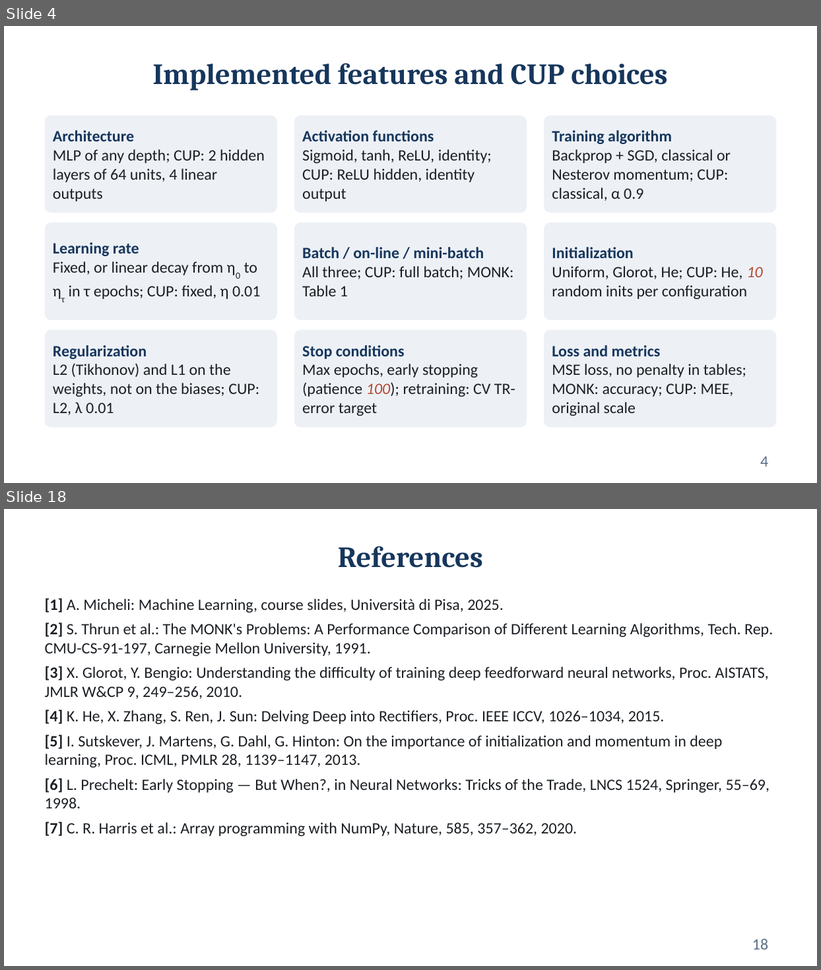
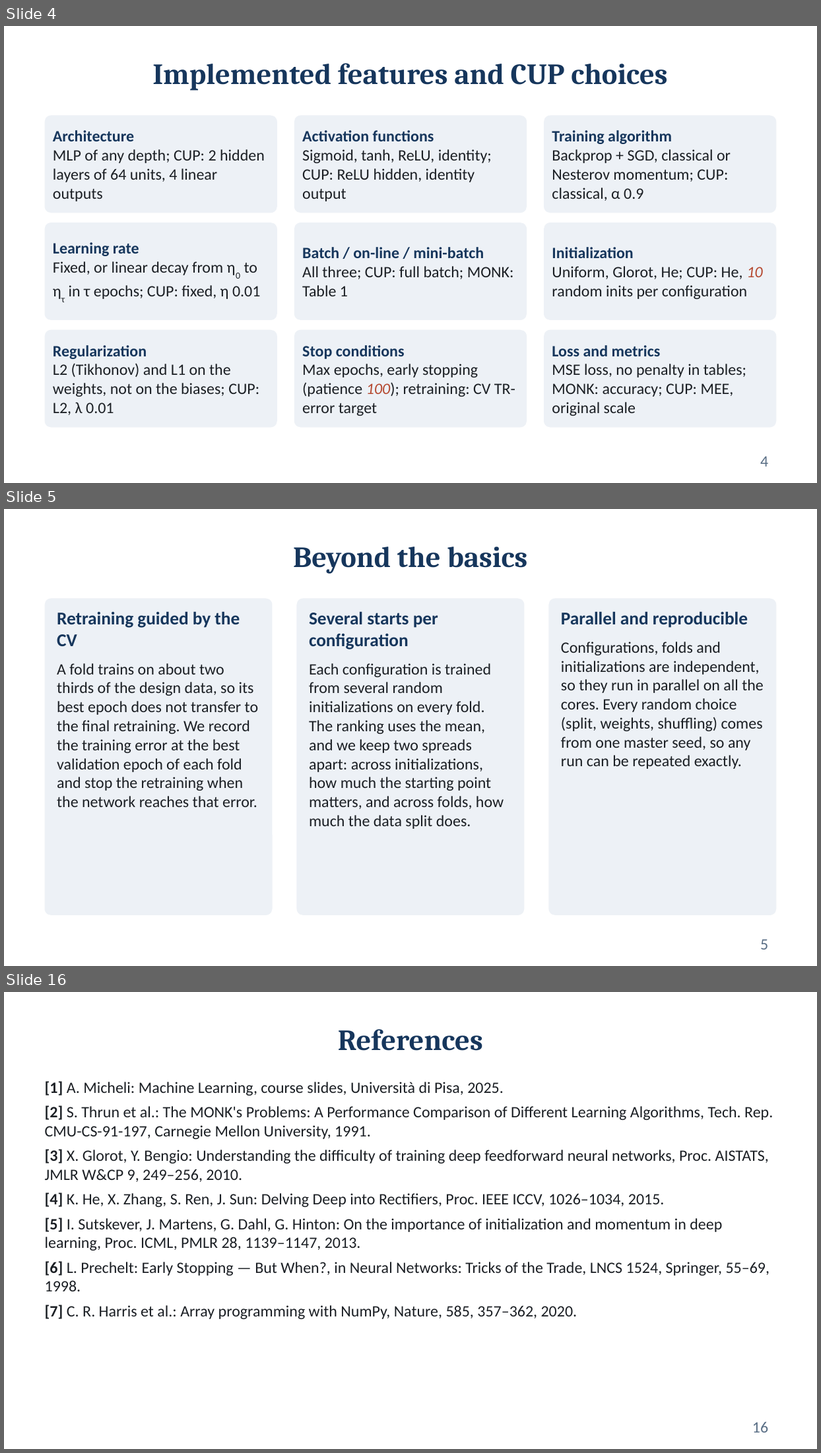
Before and after one commit to Fred-ef/ml_proj, a slide deck: Federico_Cristofaro_ML-2025_slides.pptx. Shown one above the other, each under a label of ours: slides 4 and 18 before the commit, slides 4, 5 and 16 after it; the slides between them are not shown. The pictures are 821x970 and 821x1453 pixels, drawn with LibreOffice and Linux fonts; fonts in the diff are those of the drawing. Boxes give left, top, right and bottom in pixels: in the first picture for what was removed or moved away, otherwise in the second. Text is boxed around its words. In the diff, an @@ line names an element or a change of style, - is before the commit and + after.

```diff
--- a/Federico_Cristofaro_ML-2025_slides.pptx
+++ b/Federico_Cristofaro_ML-2025_slides.pptx
@@ slide 5 added at (4,509,817,966), background #FFFFFF @@
@@ title added at (293,547,528,574), 26 pt, text #16365C, bold @@
+Beyond the basics
@@ rounded rectangle added at (45,599,273,916), fill #EDF1F6 @@
@@ rounded rectangle added at (297,599,524,916), fill #EDF1F6 @@
@@ rounded rectangle added at (548,599,776,916), fill #EDF1F6 @@
@@ text added at (57,611,258,807), 14 pt, text #1B1F24 @@
+Retraining guided by the CV
+A fold trains on about two thirds of the design data, so its best epoch does not transfer to the final retraining. We record the training error at the best validation epoch of each fold and stop the retraining when the network reaches that error.
@@ text added at (309,611,504,829), 14 pt, text #1B1F24 @@
+Several starts per configuration
+Each configuration is trained from several random initializations on every fold. The ranking uses the mean, and we keep two spreads apart: across initializations, how much the starting point matters, and across folds, how much the data split does.
@@ text added at (561,611,764,769), 14 pt, text #1B1F24 @@
+Parallel and reproducible
+Configurations, folds and initializations are independent, so they run in parallel on all the cores. Every random choice (split, weights, shuffling) comes from one master seed, so any run can be repeated exactly.
@@ page number added at (760,939,768,950), 14 pt, text #5A6F86 @@
+5
@@ what was slide 18 is now slide 16 @@
@@ page number at (752,1422,768,1433): text changed @@
-18
+16
```
Also in this commit, not shown: 10 slides changed, 4 other slides added, 10 slides removed, 1 other file.
